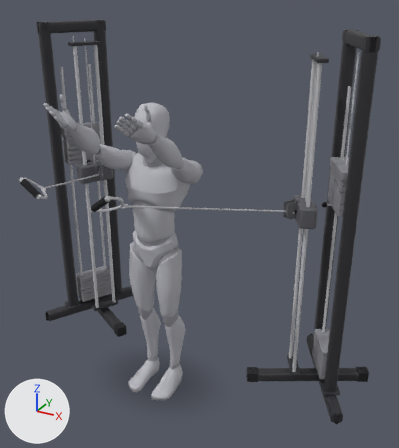
The glTF model app/src/main/assets/mannequins/cable_flye.glb: old version first, new version second.
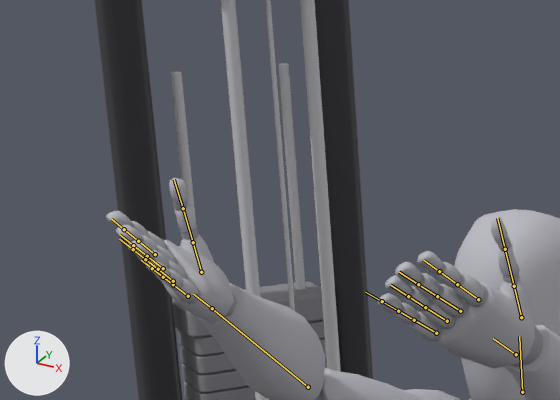
Each version appears first whole from a 50 mm lens placed at (1.66, -2.466, 2.425), pointed at (0.198, 0.192, 1.096), and next in a close-up on the part from 4% to 41% of the width and 11% to 34% of the height. The axes (+X, +Y, +Z) are drawn at lower left. The lights are the same throughout. The older version's two pictures come first. Both versions are drawn at frame 0 of the action 'lowering'; the numbers are the values there. The bones that change, and the others that lie on the model, are drawn over the model as lines in the close-ups.

Names of what the first close-up shows: 'body', 'body_1', 'cable_column_r_0', 'cable_column_r_11', 'cable_column_r_12', 'cable_column_r_2', 'cable_column_r_26', 'cable_column_r_27', 'cable_column_r_29', 'cable_column_r_33', 'cable_column_r_35', 'cable_column_r_43' and 2 more.
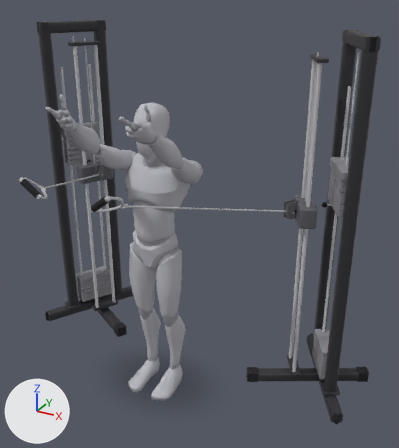
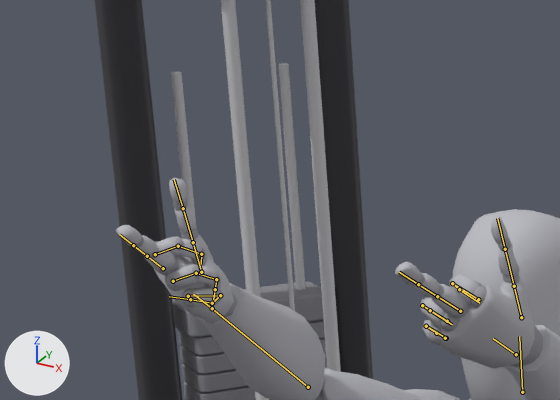
Pixel boxes [x1, y1, x2, y2] of what changed, in the close-ups (560 x 400 px):
'body', posed
    before: [106, 178, 560, 400]
    after: [116, 178, 560, 400]
'body_1', posed
    before: [130, 199, 543, 400]
    after: [135, 199, 543, 400]
bone 'index_01_l', root to tip
    before: (478, 299) to (457, 284)
    after: (478, 299) to (452, 283)
bone 'index_02_l', root to tip
    before: (457, 284) to (439, 271)
    after: (452, 283) to (459, 289)
bone 'index_03_l', root to tip
    before: (439, 271) to (423, 260)
    after: (459, 289) to (479, 303)
bone 'pinky_01_l', root to tip
    before: (436, 333) to (414, 320)
    after: (436, 333) to (426, 326)
bone 'pinky_02_l', root to tip
    before: (414, 320) to (398, 311)
    after: (426, 326) to (446, 338)
bone 'pinky_03_l', root to tip
    before: (398, 311) to (382, 301)
    after: (446, 338) to (445, 338)
bone 'ring_01_l', root to tip
    before: (447, 321) to (425, 307)
    after: (447, 321) to (422, 305)
bone 'ring_02_l', root to tip
    before: (425, 307) to (408, 296)
    after: (422, 305) to (430, 310)
bone 'ring_03_l', root to tip
    before: (408, 296) to (390, 285)
    after: (430, 310) to (452, 324)
bone 'index_01_r', root to tip
    before: (155, 254) to (138, 241)
    after: (155, 254) to (178, 246)
bone 'index_02_r', root to tip
    before: (138, 241) to (124, 229)
    after: (178, 246) to (201, 254)
bone 'index_03_r', root to tip
    before: (124, 229) to (111, 219)
    after: (201, 254) to (201, 264)
bone 'pinky_01_r', root to tip
    before: (188, 296) to (173, 284)
    after: (188, 296) to (220, 295)
bone 'pinky_02_r', root to tip
    before: (173, 284) to (163, 277)
    after: (220, 295) to (212, 303)
bone 'pinky_03_r', root to tip
    before: (163, 277) to (152, 268)
    after: (212, 303) to (190, 299)
bone 'ring_01_r', root to tip
    before: (173, 281) to (158, 269)
    after: (173, 281) to (196, 273)
bone 'ring_02_r', root to tip
    before: (158, 269) to (145, 259)
    after: (196, 273) to (216, 279)
bone 'ring_03_r', root to tip
    before: (145, 259) to (133, 249)
    after: (216, 279) to (215, 289)

The change in detail:
Bone 'index_01_l' (bone_index_01_l) turns from (0, 0, 0) to (56, 20, -36) degrees about its own x, y and z.
Bone 'index_02_l' (bone_index_02_l) turns from (0, 0, 0) to (60, 22, -38) degrees about its own x, y and z.
Bone 'index_03_l' (bone_index_03_l) turns from (0, 0, 0) to (45, 13, -30) degrees about its own x, y and z.
Bone 'pinky_01_l' (bone_pinky_01_l) turns from (0, 0, 0) to (83, 39, -44) degrees about its own x, y and z.
Bone 'pinky_02_l' (bone_pinky_02_l) turns from (0, 0, 0) to (89, 44, -45) degrees about its own x, y and z.
Bone 'pinky_03_l' (bone_pinky_03_l) turns from (0, 0, 0) to (66, 26, -40) degrees about its own x, y and z.
Bone 'ring_01_l' (bone_ring_01_l) turns from (0, 0, 0) to (56, 20, -36) degrees about its own x, y and z.
Bone 'ring_02_l' (bone_ring_02_l) turns from (0, 0, 0) to (60, 22, -38) degrees about its own x, y and z.
Bone 'ring_03_l' (bone_ring_03_l) turns from (0, 0, 0) to (45, 13, -30) degrees about its own x, y and z.
Bone 'index_01_r' (bone_index_01_r) turns from (0, 0, 0) to (56, -20, 36) degrees about its own x, y and z.
Bone 'index_02_r' (bone_index_02_r) turns from (0, 0, 0) to (60, -22, 38) degrees about its own x, y and z.
Bone 'index_03_r' (bone_index_03_r) turns from (0, 0, 0) to (45, -13, 30) degrees about its own x, y and z.
Bone 'pinky_01_r' (bone_pinky_01_r) turns from (0, 0, 0) to (83, -39, 44) degrees about its own x, y and z.
Bone 'pinky_02_r' (bone_pinky_02_r) turns from (0, 0, 0) to (89, -44, 45) degrees about its own x, y and z.
Bone 'pinky_03_r' (bone_pinky_03_r) turns from (0, 0, 0) to (66, -26, 40) degrees about its own x, y and z.
Bone 'ring_01_r' (bone_ring_01_r) turns from (0, 0, 0) to (56, -20, 36) degrees about its own x, y and z.
Bone 'ring_02_r' (bone_ring_02_r) turns from (0, 0, 0) to (60, -22, 38) degrees about its own x, y and z.
Bone 'ring_03_r' (bone_ring_03_r) turns from (0, 0, 0) to (45, -13, 30) degrees about its own x, y and z.
